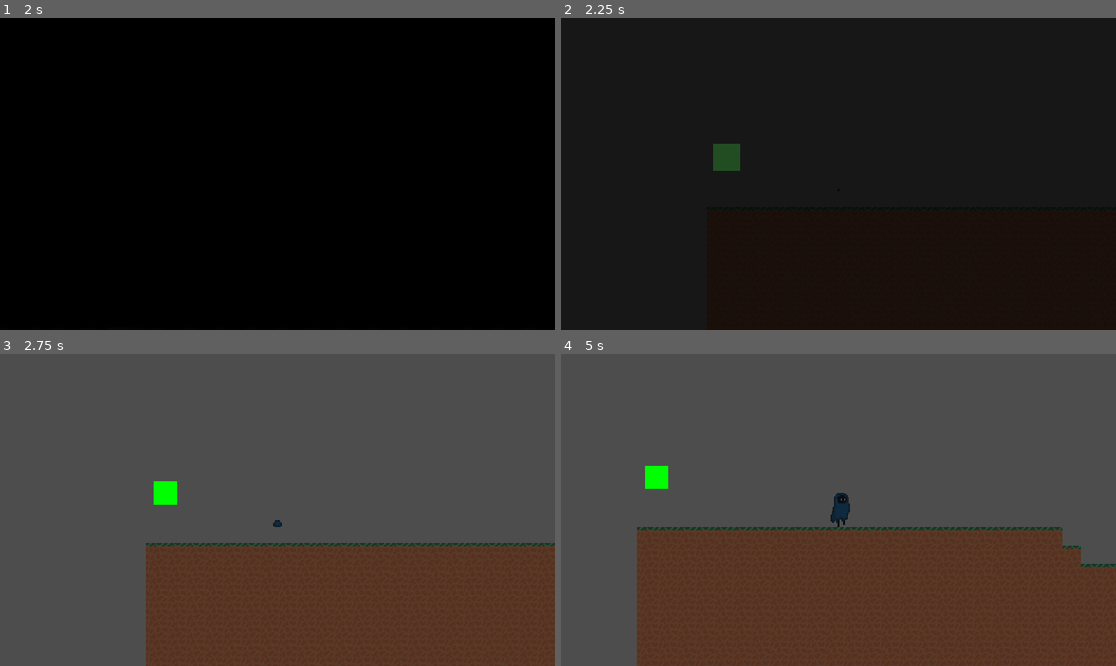
Above: before the commit, frames 1-4 (two rows, left to right).
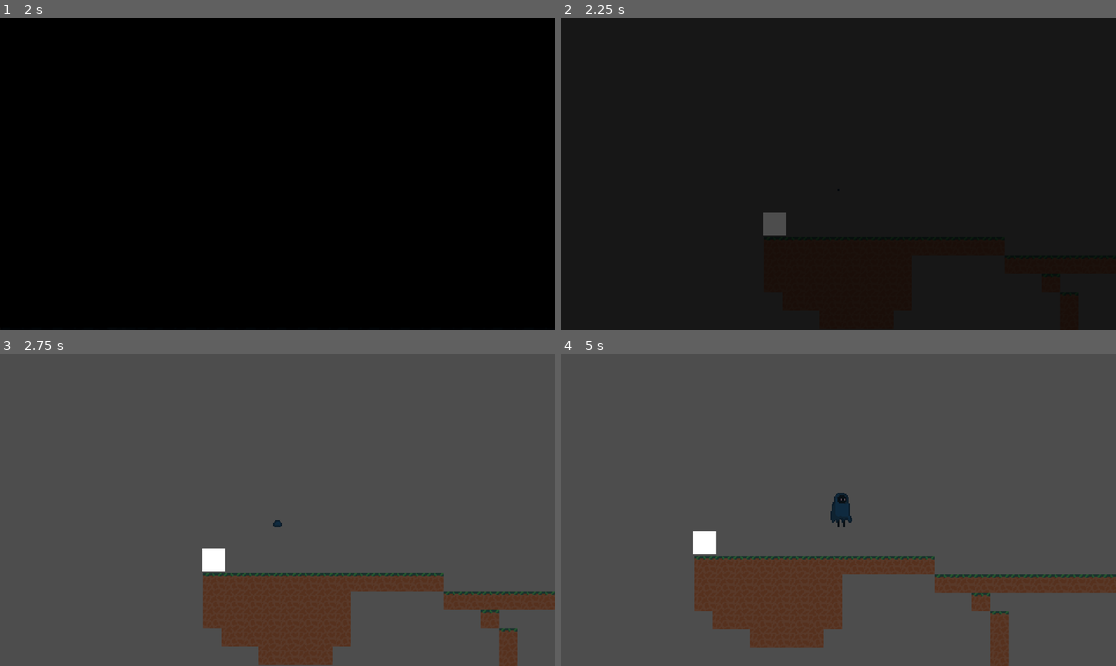
Above: after the commit, the same moments.

Repository: Sukarth/Hackclub-Jumpstart-Game
Game: Godot game, scene res://main_menu.tscn
Same seed, same stepped clock (60 frames per second), same inputs: the game is played once before the commit and once after it.
Inputs:
- Up to frame 1 (2 s): click "Start" at 0.5 s; click "Start" at 1.25 s
- Up to frame 2 (2.25 s): tap Enter at 2 s; hold D (move_right) from 2.03 s (still down); hold Space (jump) from 2.03 s (still down)
- Up to frame 3 (2.75 s): keep holding D (move_right); keep holding Space (jump)
- Up to frame 4 (5 s): release Space (jump) at 2.78 s; tap F (show_progress, bound only after the commit) at 2.85 s; tap Space (jump) at 3.02, 3.05, 3.32, 3.8, 4.25, 4.52, 4.55, 4.82 s; release D (move_right) at 3.53 s; hold A (move_left) 3.53-4.28 s; hold Down (show_progress, bound only before the commit) 3.53-4.28 s; hold D (move_right) from 4.28 s (still down); tap E (trigger_sacrifice, bound only after the commit) at 4.35 s

Frame 1 is identical in both runs. In frame 2, 0.7% of the frame differs, in the area x 27-41%, y 40-70%; in frame 3, 20%; in frame 4, 28%, in the area x 13-100%, y 35-100%.

Commit message:
player and level fixes

Diff:
--- a/CrumblingPlatform.tscn
+++ b/CrumblingPlatform.tscn
@@ -1,13 +1,13 @@
-[gd_scene load_steps=5 format=3 uid="uid://donvyavjjf6es"]
+[gd_scene load_steps=5 format=3 uid="uid://btpj12mqymrqr"]
 
-[ext_resource type="Script" uid="uid://c03ieai7oi2mc" path="res://scripts/CrumblingPlatform.gd" id="1_5c3d2"]
+[ext_resource type="Script" path="res://scripts/CrumblingPlatform.gd" id="1_5c3d2"]
 [ext_resource type="TileSet" uid="uid://bxhdhpgj504xn" path="res://main_tileset.tres" id="2_scony"]
 
 [sub_resource type="RectangleShape2D" id="RectangleShape2D_platform"]
 size = Vector2(96, 17)
 
 [sub_resource type="RectangleShape2D" id="RectangleShape2D_detection"]
-size = Vector2(96, 17)
+size = Vector2(96, 19)
 
 [node name="CrumblingPlatform" type="StaticBody2D"]
 script = ExtResource("1_5c3d2")
@@ -24,7 +24,7 @@
 [node name="DetectionArea" type="Area2D" parent="."]
 
 [node name="CollisionShape2D" type="CollisionShape2D" parent="DetectionArea"]
-position = Vector2(0, 7.5)
+position = Vector2(0, 6.5)
 shape = SubResource("RectangleShape2D_detection")
 
 [connection signal="body_entered" from="DetectionArea" to="." method="_on_player_entered"]
--- a/levels/stable_realm/stable_entrance.tscn
+++ b/levels/stable_realm/stable_entrance.tscn
@@ -10,12 +10,12 @@
 [ext_resource type="PackedScene" path="res://DeathBorder.tscn" id="8_v0ve5"]
 
 [sub_resource type="WorldBoundaryShape2D" id="WorldBoundaryShape2D_v0ve5"]
-distance = -1024.0
+distance = -1725.5947
 
 [node name="LevelTemplate2" type="Node2D"]
 
 [node name="Player" parent="." instance=ExtResource("1_vgt4e")]
-position = Vector2(54, 75)
+position = Vector2(39338, 2532)
 scale = Vector2(2, 2)
 
 [node name="Camera2D" type="Camera2D" parent="Player"]
--- a/levels/void_labyrinth/cave.tscn
+++ b/levels/void_labyrinth/cave.tscn
@@ -5,14 +5,15 @@
 [ext_resource type="PackedScene" path="res://Checkpoint.tscn" id="3_kcrvw"]
 [ext_resource type="PackedScene" uid="uid://dkpf7u1wwylm1" path="res://ui/SacrificeChoice.tscn" id="4_kig2u"]
 [ext_resource type="PackedScene" path="res://MovingPlatformCave.tscn" id="5_um44m"]
-[ext_resource type="PackedScene" path="res://CrumblingPlatform.tscn" id="6_kcrvw"]
+[ext_resource type="PackedScene" uid="uid://btpj12mqymrqr" path="res://CrumblingPlatform.tscn" id="6_kcrvw"]
 [ext_resource type="PackedScene" path="res://LevelExit.tscn" id="7_kig2u"]
 [ext_resource type="Texture2D" uid="uid://o70xmklff2ec" path="res://res/tiles/cave/basic.png" id="8_cttvr"]
 
 [node name="LevelTemplate" type="Node2D"]
 
 [node name="Player" parent="." instance=ExtResource("1_fq0ls")]
-position = Vector2(1, -63)
+position = Vector2(16500, -3013)
+collision_layer = 3
 
 [node name="Camera2D" type="Camera2D" parent="Player"]
 
@@ -99,42 +100,55 @@
 texture_filter = 1
 position = Vector2(11148, -1364)
 scale = Vector2(4, 4)
+collision_layer = 3
 
 [node name="CrumblingPlatform8" parent="." instance=ExtResource("6_kcrvw")]
 texture_filter = 1
 position = Vector2(11614, -1678)
 scale = Vector2(4, 4)
+collision_layer = 3
 
 [node name="CrumblingPlatform2" parent="." instance=ExtResource("6_kcrvw")]
 texture_filter = 1
 position = Vector2(12052, -2049)
 scale = Vector2(4, 4)
+collision_layer = 3
 
 [node name="MovingPlatform8" parent="." instance=ExtResource("5_um44m")]
 texture_filter = 1
-position = Vector2(13927, -2458)
+position = Vector2(13782, -2406)
 scale = Vector2(4, 4)
 move_speed = 8.0
 
 [node name="CrumblingPlatform3" parent="." instance=ExtResource("6_kcrvw")]
 texture_filter = 1
-position = Vector2(13376, -2008)
+position = Vector2(13282, -2143)
 scale = Vector2(4, 4)
+collision_layer = 3
+
+[node name="CrumblingPlatform9" parent="." instance=ExtResource("6_kcrvw")]
+texture_filter = 1
+position = Vector2(14462, -2535)
+scale = Vector2(4, 4)
+collision_layer = 3
 
 [node name="CrumblingPlatform4" parent="." instance=ExtResource("6_kcrvw")]
 texture_filter = 1
 position = Vector2(12420, -2356)
 scale = Vector2(4, 4)
+collision_layer = 3
 
 [node name="CrumblingPlatform5" parent="." instance=ExtResource("6_kcrvw")]
 texture_filter = 1
 position = Vector2(16896, -2816)
 scale = Vector2(4, 4)
+collision_layer = 3
 
 [node name="CrumblingPlatform6" parent="." instance=ExtResource("6_kcrvw")]
 texture_filter = 1
 position = Vector2(16512, -2816)
 scale = Vector2(4, 4)
+collision_layer = 3
 
 [node name="Checkpoint3" parent="." instance=ExtResource("3_kcrvw")]
 position = Vector2(14960, -2860)
--- a/player/player.gd
+++ b/player/player.gd
@@ -34,7 +34,7 @@
 	# === GRAVITY SYSTEM ===
 	if GameManager.has_gravity:
 		# Normal gravity
-		if not is_on_floor():
+		if not is_enough_floor():
 			velocity += get_gravity() * delta
 	else:
 		# Zero gravity - floating controls with W/S
@@ -50,7 +50,7 @@
 	if Input.is_action_pressed("jump") and GameManager.can_jump:
 		if GameManager.has_gravity:
 			# Normal jump (only on ground)
-			if is_on_floor():
+			if is_enough_floor():
 				velocity.y = BASE_JUMP_VELOCITY
 		else:
 			# Zero-g "push" (can use anywhere)
@@ -91,7 +91,7 @@
 
 		# === MOVING PLATFORM SUPPORT ===
 		# If player is on floor and the floor is moving, move with it
-		if is_on_floor():
+		if is_enough_floor():
 			for i in get_slide_collision_count():
 				var collision = get_slide_collision(i)
 				var collider = collision.get_collider()
@@ -129,6 +129,8 @@
 			%AudioPlayer.stream = walking_sfx
 			%AudioPlayer.play()
 
+func is_enough_floor():
+	return %RayCast2D.is_colliding()
 # Sacrifice reaction functions
 func _on_physics_sacrificed(law_type: String):
 	if not sprite:
--- a/player/player.tscn
+++ b/player/player.tscn
@@ -231,4 +231,9 @@
 position = Vector2(-1251, 83)
 volume_db = 12.0
 
+[node name="RayCast2D" type="RayCast2D" parent="."]
+unique_name_in_owner = true
+position = Vector2(-12, 1)
+target_position = Vector2(0, 102)
+
 [connection signal="animation_finished" from="Sprite" to="." method="_on_sprite_animation_finished"]
--- a/project.godot
+++ b/project.godot
@@ -77,12 +77,13 @@
 }
 trigger_sacrifice={
 "deadzone": 0.5,
-"events": [Object(InputEventKey,"resource_local_to_scene":fa …(140 unchanged characters)… d":false,"keycode":0,"physical_keycode":4194320,"key_label":0,"unicode":0,"location":0,"echo":false,"script":null)
+"events": [Object(InputEventKey,"resource_local_to_scene":fa …(140 unchanged characters)… d":false,"keycode":0,"physical_keycode":69,"key_label":0,"unicode":101,"location":0,"echo":false,"script":null)
 ]
 }
 show_progress={
 "deadzone": 0.5,
-"events": [Object(InputEventKey,"resource_local_to_scene":fa …(140 unchanged characters)… d":false,"keycode":0,"physical_keycode":4194322,"key_label":0,"unicode":0,"location":0,"echo":false,"script":null)
+"events": [Object(InputEventKey,"resource_local_to_scene":fa …(140 unchanged characters)… d":false,"keycode":0,"physical_keycode":70,"key_label":0,"unicode":102,"location":0,"echo":false,"script":null)
+, Object(InputEventKey,"resource_local_to_scene":false,"resource_name":"","device":-1,"window_id":0,"alt_pressed":false,"shift_pressed":false,"ctrl_pressed":false,"meta_pressed":false,"pressed":false,"keycode":0,"physical_keycode":70,"key_label":0,"unicode":102,"location":0,"echo":false,"script":null)
 ]
 }
 
